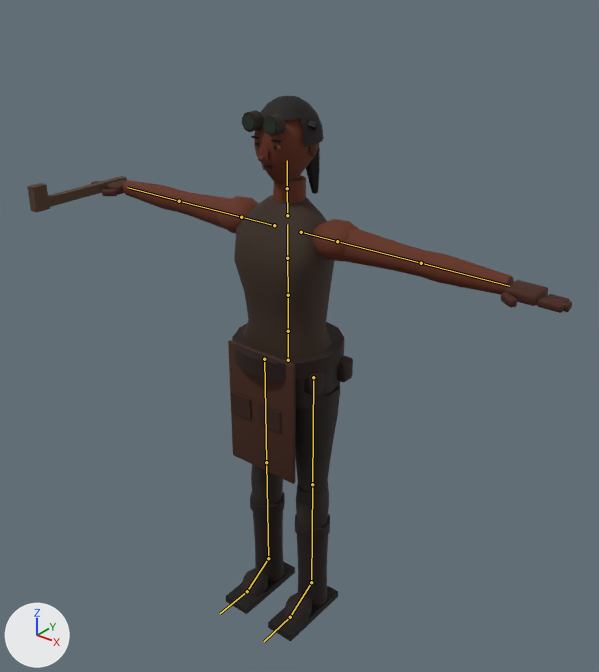
Before and after pictures for a commit that changed the glTF model public/models/tb_crew_mechanic.glb.
Rendered twice from a 50 mm lens placed at (1.473, -1.787, 2.155), pointed at (0.037, 0.009, 1.041). Lighting does not change. The marker at lower left points along +X, +Y and +Z. The older version comes first. The bones that change, and the others that lie on the model, are drawn over the model as lines.

Names of what the first picture shows: 'crew_mechanic_mesh'.
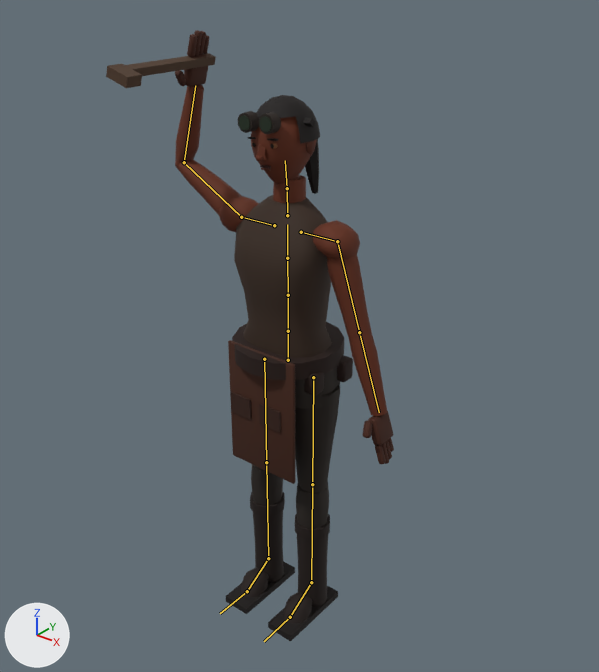
The newer file adds an action. The first version stands in its rest pose; the second is drawn at frame 10 of the action 'Cheer'.

Where the change shows, as pixel boxes [x1, y1, x2, y2] in the pictures (599 x 672 px):
'crew_mechanic_mesh', posed (47% narrower, 12% taller)
    before: [27, 96, 572, 641]
    after: [106, 30, 394, 641]
bone 'mixamorig:LeftArm', root to tip
    before: (337, 241) to (421, 263)
    after: (337, 241) to (359, 332)
bone 'mixamorig:Head', root to tip
    before: (287, 188) to (287, 160)
    after: (287, 188) to (285, 160)
bone 'mixamorig:RightArm', root to tip
    before: (241, 217) to (179, 201)
    after: (241, 217) to (184, 162)
bone 'mixamorig:RightForeArm', root to tip
    before: (179, 201) to (127, 187)
    after: (184, 162) to (195, 85)

The change, as a list of edits to the scene's bpy script:
```text
Change bone_mixamorig_leftarm:
    where bone_mixamorig_leftarm = bpy.data.objects['crew_mechanic_rig'].pose.bones['mixamorig:LeftArm']  # child of 'mixamorig:LeftShoulder'
    bone_mixamorig_leftarm.rotation_quaternion: (1.0, 0.0, 0.0, 0.0) -> (0.811, -0.585, 0.0, 0.0)  # degrees (0, 0, 0) -> degrees (-72, 0, 0)
Change bone_mixamorig_head:
    where bone_mixamorig_head = bpy.data.objects['crew_mechanic_rig'].pose.bones['mixamorig:Head']  # child of 'mixamorig:Neck'
    bone_mixamorig_head.rotation_quaternion: (1.0, 0.0, 0.0, 0.0) -> (0.999, 0.0, 0.0, 0.04)  # degrees (0, 0, 0) -> degrees (0, 0, 5)
Change bone_mixamorig_rightarm:
    where bone_mixamorig_rightarm = bpy.data.objects['crew_mechanic_rig'].pose.bones['mixamorig:RightArm']  # child of 'mixamorig:RightShoulder'
    bone_mixamorig_rightarm.rotation_quaternion: (1.0, 0.0, 0.0, 0.0) -> (0.969, 0.247, 0.0, 0.0)  # degrees (0, 0, 0) -> degrees (29, 0, 0)
Change bone_mixamorig_rightforearm:
    where bone_mixamorig_rightforearm = bpy.data.objects['crew_mechanic_rig'].pose.bones['mixamorig:RightForeArm']  # child of 'mixamorig:RightArm'
    bone_mixamorig_rightforearm.rotation_quaternion: (1.0, 0.0, 0.0, 0.0) -> (0.781, 0.625, 0.0, 0.0)  # degrees (0, 0, 0) -> degrees (77, 0, 0)
```
